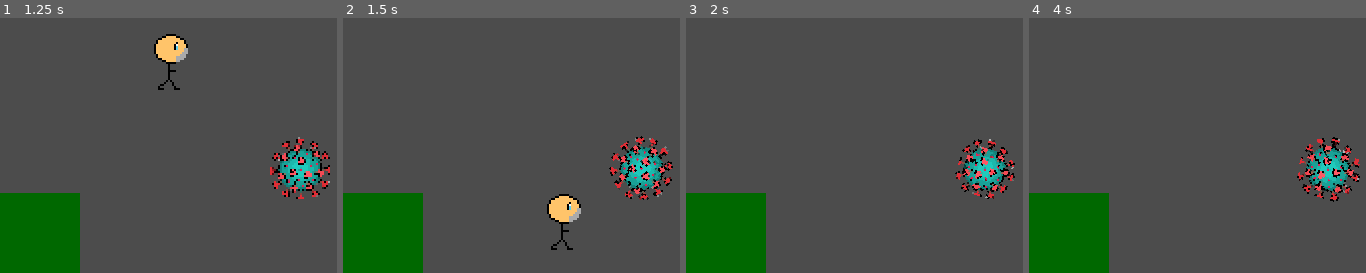
Above: before the commit, frames 1-4 (left to right).
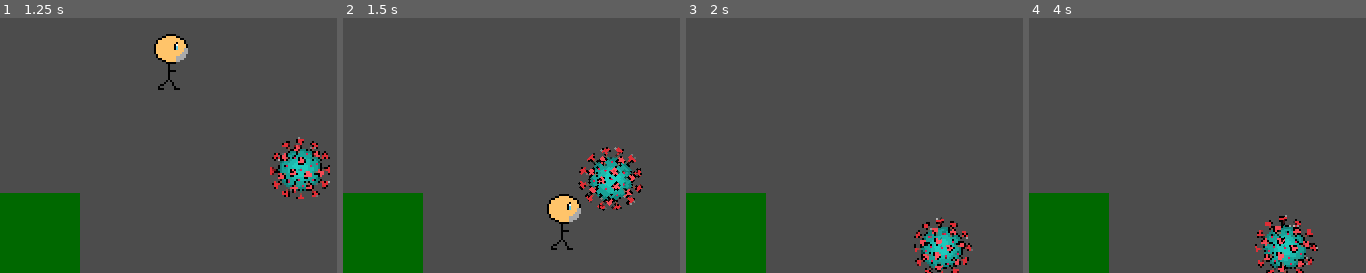
Above: after the commit, the same moments.

Repository: progsource/ssj2020_1
Game: Godot game, scene res://scenes/Game.tscn
Two runs of this game, one before a commit and one after it. Both use one fixed random seed, a clock stepped at 60 frames per second and the inputs below.
Inputs:
- Up to frame 1 (1.25 s): hold Right (ui_right) from 0.53 s (still down); tap Space (ui_select) at 0.77 s
- Up to frame 2 (1.5 s): keep holding Right (ui_right)
- Up to frame 3 (2 s): keep holding Right (ui_right); tap Space (ui_select) at 1.52 s
- Up to frame 4 (4 s): release Right (ui_right) at 2.03 s; hold Left (ui_left) 2.03-2.78 s; hold Right (ui_right) from 2.78 s (still down); tap Space (ui_select) at 3.02, 3.77 s

Frame 1 is identical in both runs. In frame 2, 4.4% of the frame differs, in the area x 69-98%, y 46-76%; in frame 3, 4.6%; in frame 4, 5.0%, in the area x 67-99%, y 46-100%.
Error before the commit: Invalid get index 'speed' (on base: 'KinematicBody2D (Player.gd)'). (res://scripts/Virus.gd:55)

Commit message:
fix var name

Diff:
--- a/code/scripts/Virus.gd
+++ b/code/scripts/Virus.gd
@@ -52,4 +52,4 @@
 
 func set_player(p) -> void:
 	player = p
-	speed = p.speed + 0.5
+	speed = p.run_speed + 0.5
